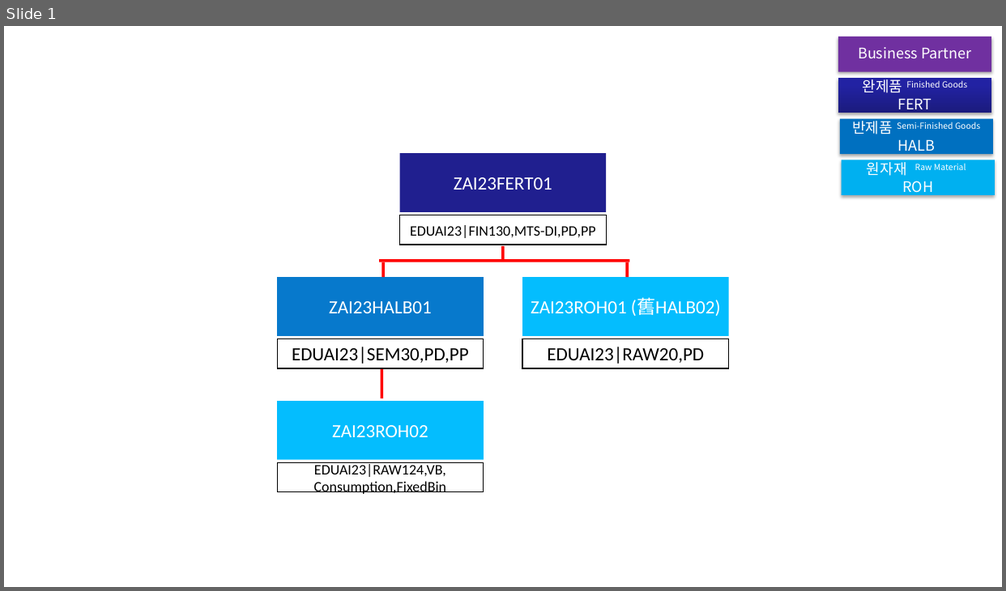
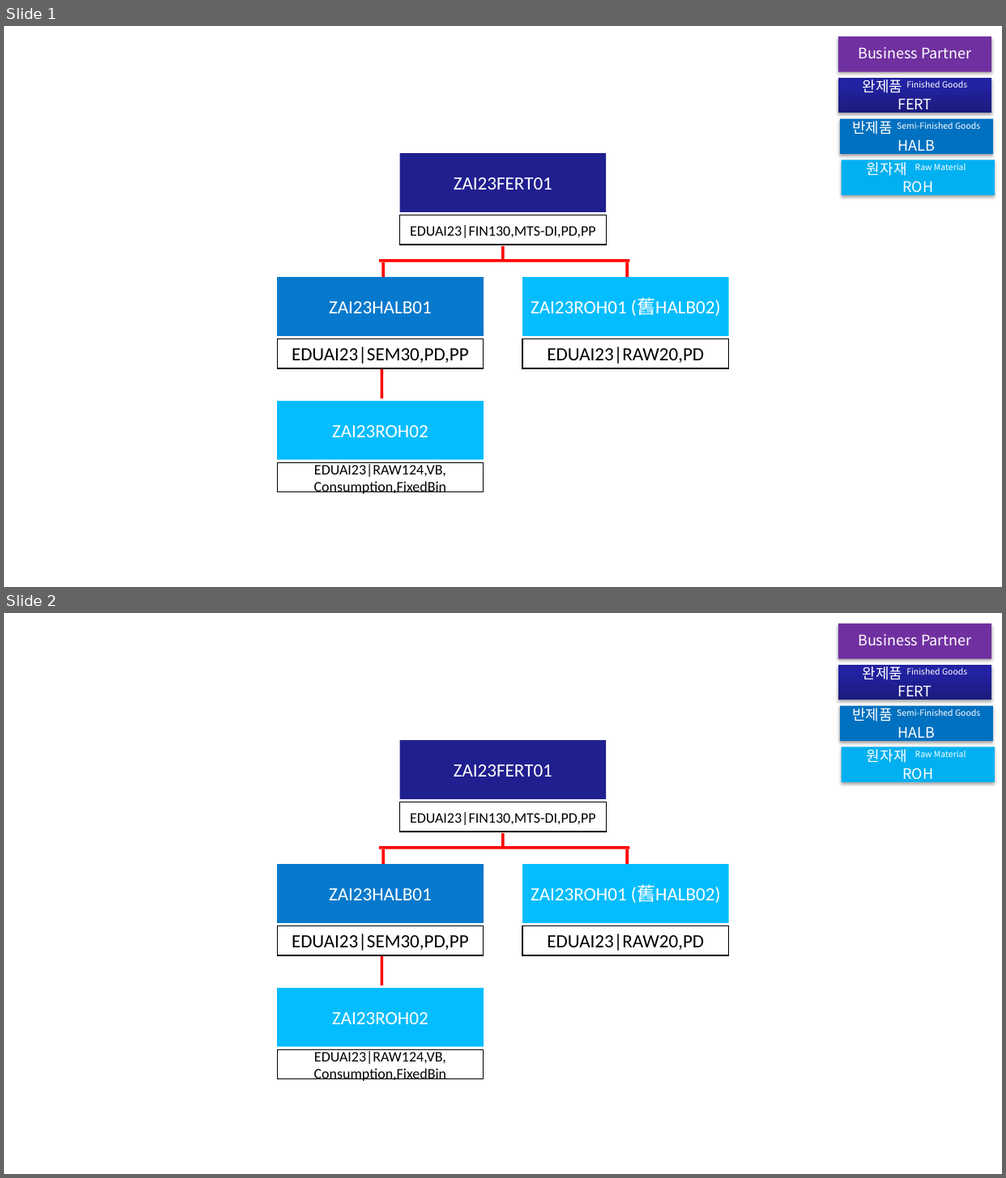
Before and after one commit to iindes/SAPStudy, a slide deck: mattree.pptx. Shown one above the other, each under a label of ours: slide 1 before the commit, slides 1 and 2 after it. The pictures are 1006x591 and 1006x1178 pixels, drawn with LibreOffice and Linux fonts; fonts in the diff are those of the drawing. Boxes give left, top, right and bottom in pixels: in the first picture for what was removed or moved away, otherwise in the second. Text is boxed around its words. In the diff, an @@ line names an element or a change of style, - is before the commit and + after.

```diff
--- a/mattree.pptx
+++ b/mattree.pptx
@@ slide 2 added at [4, 613, 1002, 1174], background #FFFFFF @@
@@ group added at [839, 624, 995, 782]: 4 rectangles @@
+완제품 Finished Goods
+FERT
+반제품 Semi-Finished Goods HALB
+원자재 Raw Material
+ROH
+Business Partner
@@ rectangle added at [400, 740, 607, 799], fill #201F8F, 18 pt, text #FFFFFF @@
+ZAI23FERT01
@@ rectangle added at [400, 803, 607, 832], outline #000000 1 pt, 14 pt, text #000000 @@
+EDUAI23|FIN130,MTS-DI,PD,PP
@@ rectangle added at [379, 846, 630, 850], fill #FF0000 @@
@@ rectangle added at [382, 850, 385, 865], fill #FF0000 @@
@@ rectangle added at [502, 833, 505, 848], fill #FF0000 @@
@@ rectangle added at [626, 850, 629, 865], fill #FF0000 @@
@@ rectangle added at [277, 865, 484, 924], fill #0779CC, 18 pt, text #FFFFFF @@
+ZAI23HALB01
@@ rectangle added at [522, 865, 730, 924], fill #04BDFE, 18 pt, text #FFFFFF @@
+ZAI23ROH01 (舊HALB02)
@@ rectangle added at [277, 926, 484, 955], outline #000000 1 pt, 18 pt, text #000000 @@
+EDUAI23|SEM30,PD,PP
@@ rectangle added at [522, 926, 730, 955], outline #000000 1 pt, 18 pt, text #000000 @@
+EDUAI23|RAW20,PD
@@ rectangle added at [381, 956, 384, 986], fill #FF0000 @@
@@ rectangle added at [277, 988, 484, 1047], fill #04BDFE, 18 pt, text #FFFFFF @@
+ZAI23ROH02
@@ rectangle added at [277, 1050, 484, 1080], outline #000000 1 pt, 14 pt, text #000000 @@
+EDUAI23|RAW124,VB,
+Consumption,FixedBin
```
Also in this commit, not shown: 10 other files.
